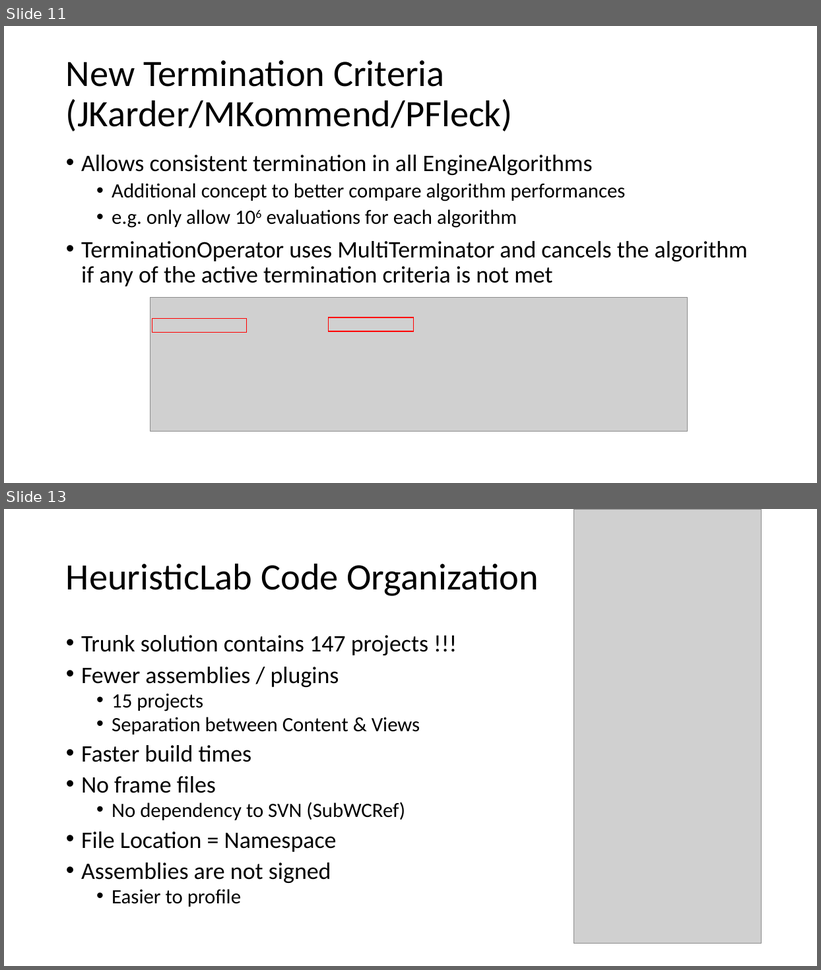
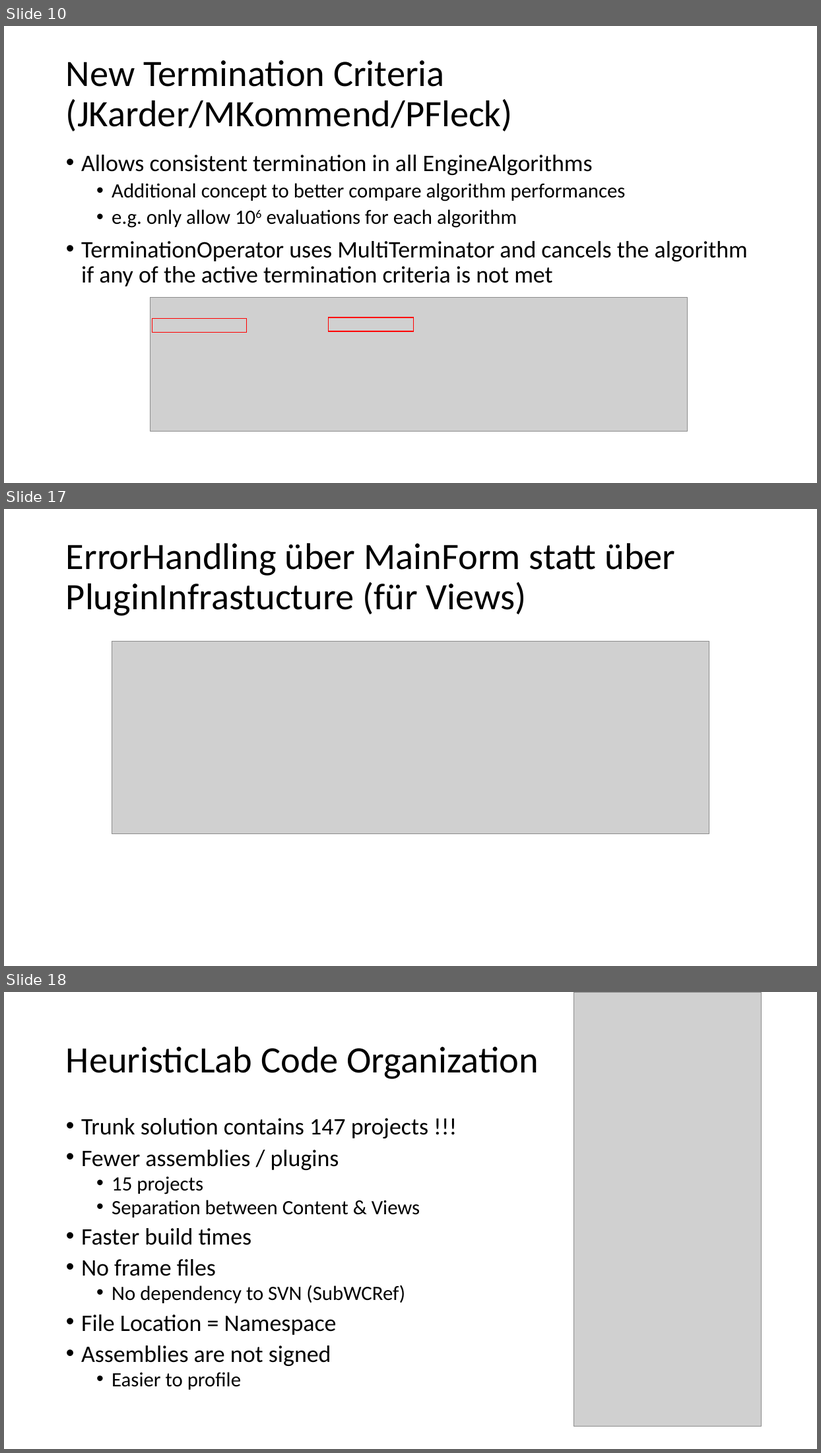
Before and after one commit to heal-research/HeuristicLab, a slide deck: documentation/HeuristicLab 4.0.pptx. Shown one above the other, each under a label of ours: slides 11 and 13 before the commit, slides 10, 17 and 18 after it; the slides between them are not shown. The pictures are 821x970 and 821x1453 pixels, drawn with LibreOffice and Linux fonts; fonts in the diff are those of the drawing; grey boxes stand for pictures. Boxes give left, top, right and bottom in pixels: in the first picture for what was removed or moved away, otherwise in the second. Text is boxed around its words. In the diff, an @@ line names an element or a change of style, - is before the commit and + after.

```diff
--- a/documentation/HeuristicLab 4.0.pptx
+++ b/documentation/HeuristicLab 4.0.pptx
@@ slide 17 added at <box>4,509,817,966</box>, background #FFFFFF @@
@@ title added at <box>66,543,675,616</box>, 44 pt, text #000000 @@
+ErrorHandling über MainForm statt über PluginInfrastucture (für Views)
@@ picture added at <box>112,642,709,835</box> @@
@@ what was slide 11 is now slide 10 @@
@@ what was slide 13 is now slide 18 @@
```
Also in this commit, not shown: 2 slides changed, 5 other slides added, 1 slide removed.
